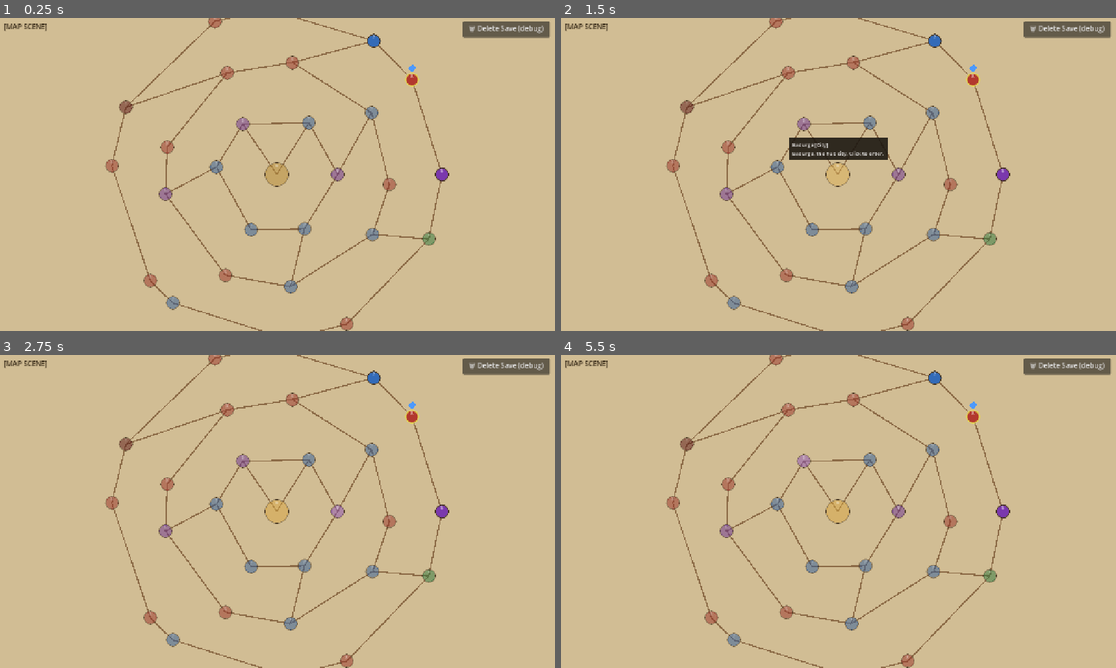
Above: before the commit, frames 1-4 (two rows, left to right).
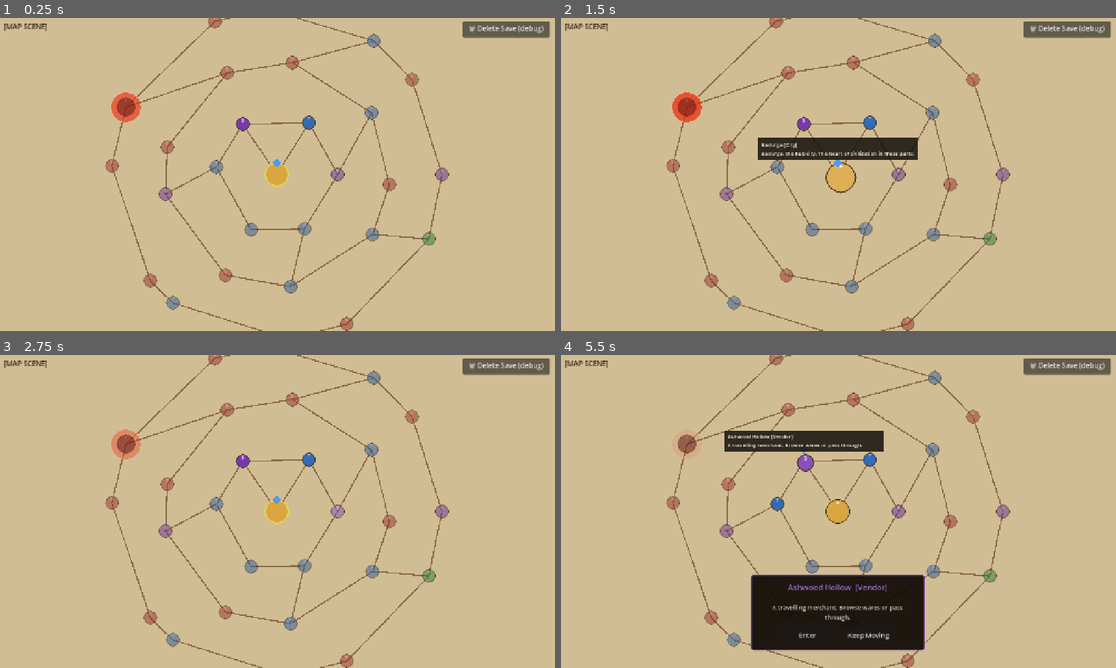
Above: after the commit, the same moments.

Repository: caleb-the-dev/RogueFinder
Game: Godot game, scene res://main.tscn
The game is run twice, just before and just after one commit, with the same random seed, the same clock (stepped at 60 frames per second) and the same inputs.
Inputs:
- Up to frame 1 (0.25 s): no input
- Up to frame 2 (1.5 s): click "★" at 0.5 s; click "★" at 1.25 s
- Up to frame 3 (2.75 s): click "$" at 2 s
- Up to frame 4 (5.5 s): click "?" at 2.75 s; click "?" at 3.5 s; click "?" at 4.25 s; click "$" at 5 s

The runs differ from the first frame. In frame 1, 1.1% of the frame differs, in the area x 20-81%, y 4-54%; in frame 2, 2.3%; in frame 3, 1.1%; in frame 4, 10%, in the area x 21-81%, y 4-95%.

Commit message:
feat(map/combat): player starts at Badurga, boss glow, node prompt, instant reward return
- GameState: player starts at Badurga (was node_o11); all defaults + reset() updated
- EndCombatScreen: removed Onward button; selecting a reward immediately clears
  the node, saves, and returns to map
- MapManager: BOSS nodes are 44×44 (was 32×32) with a pulsing red glow polygon
  rendered behind the button on a looping sine tween
- MapManager: non-combat nodes (VENDOR/EVENT/RECRUIT/CITY) show a centered
  yes/no prompt after the move tween lands instead of requiring a re-click;
  "Enter" routes to the scene, "Keep Moving" dismisses; cleared nodes skip prompt
- Updated _desc_for_type() to add RECRUIT description and clean up VENDOR/CITY text

Co-Authored-By: Claude Sonnet 4.6 <noreply@anthropic.com>

Diff:
--- a/rogue-finder/scripts/globals/GameState.gd
+++ b/rogue-finder/scripts/globals/GameState.gd
@@ -8,8 +8,8 @@
 
 ## --- Map Progress ---
 
-var player_node_id: String = "node_o11"
-var visited_nodes: Array[String] = ["node_o11"]
+var player_node_id: String = "badurga"
+var visited_nodes: Array[String] = ["badurga"]
 # Owned here so load_save() can restore it before MapManager seeds its RNG.
 var map_seed: int = 0  # 0 = not yet seeded
 var node_types: Dictionary = {}    # id -> String; populated by MapManager on first run, saved to disk
@@ -50,8 +50,8 @@
 	var parsed = JSON.parse_string(file.get_as_text())
 	if not parsed is Dictionary:
 		return false
-	player_node_id = parsed.get("player_node_id", "node_o11")
-	var raw_visited: Array = parsed.get("visited_nodes", ["node_o11"])
+	player_node_id = parsed.get("player_node_id", "badurga")
+	var raw_visited: Array = parsed.get("visited_nodes", ["badurga"])
 	# JSON returns untyped Array; convert back to the typed form
 	visited_nodes = Array(raw_visited, TYPE_STRING, "", null)
 	map_seed = parsed.get("map_seed", 0)
@@ -68,8 +68,8 @@
 # Resets all in-memory fields to fresh-run defaults. Call before reload_current_scene()
 # when wiping a save mid-session — load_save() does NOT reset fields on a missing file.
 func reset() -> void:
-	player_node_id = "node_o11"
-	visited_nodes = ["node_o11"]
+	player_node_id = "badurga"
+	visited_nodes = ["badurga"]
 	map_seed = 0
 	node_types = {}
 	pending_node_type = ""
--- a/rogue-finder/scripts/map/MapManager.gd
+++ b/rogue-finder/scripts/map/MapManager.gd
@@ -59,6 +59,8 @@
 var _outer_ids: Array[String] = []
 
 ## --- Pan State ---
+
+var _node_prompt: Control = null
 
 var _is_panning: bool = false
 var _pan_start_mouse: Vector2 = Vector2.ZERO
@@ -454,13 +456,38 @@
 	icon.mouse_filter = Control.MOUSE_FILTER_IGNORE
 	btn.add_child(icon)
 
+func _add_boss_glow(center_pos: Vector2) -> void:
+	var glow := Polygon2D.new()
+	var points: PackedVector2Array = []
+	var glow_radius := 34.0
+	for i in range(32):
+		var a := TAU * i / 32.0
+		points.append(center_pos + Vector2(cos(a), sin(a)) * glow_radius)
+	glow.polygon = points
+	glow.color = Color(0.95, 0.15, 0.05, 0.75)
+	_map_container.add_child(glow)
+	# Looping pulse: fade between dim and bright over ~1.6 s
+	var tween := create_tween().set_loops()
+	tween.tween_property(glow, "modulate:a", 0.1, 0.8).set_trans(Tween.TRANS_SINE).set_ease(Tween.EASE_IN_OUT)
+	tween.tween_property(glow, "modulate:a", 1.0, 0.8).set_trans(Tween.TRANS_SINE).set_ease(Tween.EASE_IN_OUT)
+
 func _add_nodes() -> void:
 	for nd in _node_data:
 		var is_hub: bool      = nd["is_hub"]
 		var node_type: String = nd["node_type"]
-		var node_size         := Vector2(56.0, 56.0) if is_hub else Vector2(32.0, 32.0)
-		var node_color        := _color_for_type(node_type)
-		var radius            := int(node_size.x * 0.5)
+		var node_size: Vector2
+		if is_hub:
+			node_size = Vector2(56.0, 56.0)
+		elif node_type == "BOSS":
+			node_size = Vector2(44.0, 44.0)
+		else:
+			node_size = Vector2(32.0, 32.0)
+		var node_color := _color_for_type(node_type)
+		var radius     := int(node_size.x * 0.5)
+
+		# Glow must be added before the button so it renders behind it
+		if node_type == "BOSS":
+			_add_boss_glow(nd["position"])
 
 		var btn := Button.new()
 		btn.size     = node_size
@@ -523,11 +550,12 @@
 
 func _desc_for_type(t: String) -> String:
 	match t:
-		"COMBAT":  return "An enemy patrol. Move here to engage."
+		"COMBAT":  return "An enemy patrol blocks the path."
 		"BOSS":    return "A powerful foe guards this location."
-		"VENDOR":  return "A merchant camp. Move here, then click to browse."
-		"EVENT":   return "Something stirs here. Move here to find out."
-		"CITY":    return "Badurga, the hub city. Click to enter."
+		"VENDOR":  return "A travelling merchant. Browse wares or pass through."
+		"EVENT":   return "Something stirs here. Approach and find out."
+		"CITY":    return "Badurga, the hub city. The heart of civilization in these parts."
+		"RECRUIT": return "A potential ally waits here. Speak with them or move on."
 		_:         return ""
 
 func _add_hover_tooltip() -> void:
@@ -633,6 +661,7 @@
 ## --- Traversal ---
 
 func _move_player_to(node_id: String) -> void:
+	_dismiss_prompt()
 	GameState.move_player(node_id)
 	GameState.save()
 	var target_pos: Vector2 = _node_map[node_id]["position"] + Vector2(0.0, -26.0)
@@ -640,12 +669,103 @@
 	tween.tween_property(_player_marker, "position", target_pos, 0.25) \
 		.set_trans(Tween.TRANS_QUAD).set_ease(Tween.EASE_IN_OUT)
 	_refresh_all_node_visuals()
-
-	# VENDOR and CITY require a deliberate re-click to enter; everything else auto-starts
+	await tween.finished
+
+	if GameState.cleared_nodes.has(node_id):
+		return  # cleared nodes are pass-through
+
 	var node_type: String = GameState.node_types.get(node_id, "COMBAT")
-	if node_type != "VENDOR" and node_type != "CITY":
-		await tween.finished
+	if node_type == "COMBAT" or node_type == "BOSS":
 		_enter_current_node()
+	else:
+		_show_node_prompt(node_id)
+
+## --- Node Prompt ---
+
+func _show_node_prompt(node_id: String) -> void:
+	_dismiss_prompt()
+
+	var node_type: String  = GameState.node_types.get(node_id, "EVENT")
+	var node_label: String = _node_map[node_id]["label"]
+	var type_color: Color  = _color_for_type(node_type).lightened(0.25)
+
+	var panel := PanelContainer.new()
+	panel.custom_minimum_size = Vector2(400.0, 0.0)
+	var style := StyleBoxFlat.new()
+	style.bg_color            = Color(0.07, 0.05, 0.03, 0.94)
+	style.border_width_left   = 2; style.border_width_right  = 2
+	style.border_width_top    = 2; style.border_width_bottom = 2
+	style.border_color        = _color_for_type(node_type)
+	style.corner_radius_top_left    = 6; style.corner_radius_top_right   = 6
+	style.corner_radius_bottom_left = 6; style.corner_radius_bottom_right = 6
+	style.content_margin_left  = 20.0; style.content_margin_right  = 20.0
+	style.content_margin_top   = 16.0; style.content_margin_bottom = 16.0
+	panel.add_theme_stylebox_override("panel", style)
+	add_child(panel)
+	_node_prompt = panel
+
+	var vbox := VBoxContainer.new()
+	vbox.add_theme_constant_override("separation", 10)
+	panel.add_child(vbox)
+
+	var title := Label.new()
+	title.text = node_label + "  [" + node_type.capitalize() + "]"
+	title.add_theme_font_size_override("font_size", 18)
+	title.add_theme_color_override("font_color", type_color)
+	title.horizontal_alignment = HORIZONTAL_ALIGNMENT_CENTER
+	vbox.add_child(title)
+
+	var sep := HSeparator.new()
+	vbox.add_child(sep)
+
+	var desc := Label.new()
+	desc.text = _desc_for_type(node_type)
+	desc.add_theme_font_size_override("font_size", 14)
+	desc.add_theme_color_override("font_color", Color(0.85, 0.85, 0.85))
+	desc.horizontal_alignment = HORIZONTAL_ALIGNMENT_CENTER
+	desc.autowrap_mode = TextServer.AUTOWRAP_WORD_SMART
+	desc.custom_minimum_size = Vector2(360.0, 0.0)
+	vbox.add_child(desc)
+
+	var hbox := HBoxContainer.new()
+	hbox.alignment = BoxContainer.ALIGNMENT_CENTER
+	hbox.add_theme_constant_override("separation", 20)
+	vbox.add_child(hbox)
+
+	var enter_btn := Button.new()
+	enter_btn.text = "Enter"
+	enter_btn.custom_minimum_size = Vector2(120.0, 40.0)
+	enter_btn.add_theme_font_size_override("font_size", 15)
+	enter_btn.pressed.connect(_on_prompt_enter.bind(node_id))
+	hbox.add_child(enter_btn)
+
+	var pass_btn := Button.new()
+	pass_btn.text = "Keep Moving"
+	pass_btn.custom_minimum_size = Vector2(120.0, 40.0)
+	pass_btn.add_theme_font_size_override("font_size", 15)
+	pass_btn.pressed.connect(_on_prompt_pass)
+	hbox.add_child(pass_btn)
+
+	# Position after one frame so PanelContainer has computed its size
+	await get_tree().process_frame
+	if is_instance_valid(panel):
+		panel.position = Vector2(
+			(VIEWPORT_SIZE.x - panel.size.x) * 0.5,
+			VIEWPORT_SIZE.y - panel.size.y - 40.0
+		)
+
+func _dismiss_prompt() -> void:
+	if _node_prompt != null and is_instance_valid(_node_prompt):
+		_node_prompt.queue_free()
+	_node_prompt = null
+
+func _on_prompt_enter(node_id: String) -> void:
+	_dismiss_prompt()
+	# node_id == GameState.player_node_id at this point
+	_enter_current_node()
+
+func _on_prompt_pass() -> void:
+	_dismiss_prompt()
 
 ## --- Hover Callbacks ---
 
@@ -701,7 +821,8 @@
 	if _drag_moved:
 		return
 	if node_id == GameState.player_node_id:
-		_enter_current_node()
+		if _node_prompt == null:
+			_enter_current_node()
 		return
 	if not GameState.is_adjacent_to_player(node_id, _adjacency):
 		return
--- a/rogue-finder/scripts/ui/EndCombatScreen.gd
+++ b/rogue-finder/scripts/ui/EndCombatScreen.gd
@@ -9,7 +9,6 @@
 const MAP_SCENE_PATH := "res://scenes/map/MapScene.tscn"
 
 var _reward_buttons: Array[Button] = []
-var _onward_btn: Button
 
 func _init() -> void:
 	layer = 15
@@ -67,31 +66,17 @@
 		btn.custom_minimum_size = Vector2(button_w, button_h)
 		btn.position    = Vector2(start_x + i * (button_w + gap), btn_y)
 		btn.add_theme_font_size_override("font_size", 16)
-		btn.pressed.connect(_on_reward_chosen.bind(item, i, btn))
+		btn.pressed.connect(_on_reward_chosen.bind(item, btn))
 		bg.add_child(btn)
 		_reward_buttons.append(btn)
 
-	_onward_btn = Button.new()
-	_onward_btn.text = "Onward..."
-	_onward_btn.custom_minimum_size = Vector2(220.0, 50.0)
-	_onward_btn.position = Vector2((1152.0 - 220.0) / 2.0, btn_y + button_h + 24.0)
-	_onward_btn.add_theme_font_size_override("font_size", 20)
-	_onward_btn.visible = false
-	_onward_btn.pressed.connect(_on_onward_pressed)
-	bg.add_child(_onward_btn)
 
-
-func _on_reward_chosen(item: Dictionary, chosen_index: int, chosen_btn: Button) -> void:
-	print("Reward chosen: ", item["name"])
+func _on_reward_chosen(item: Dictionary, chosen_btn: Button) -> void:
 	if GameState.has_method("add_to_inventory"):
 		GameState.add_to_inventory(item)
-	for i in range(_reward_buttons.size()):
-		_reward_buttons[i].disabled = true
+	for btn in _reward_buttons:
+		btn.disabled = true
 	chosen_btn.text = "✓ " + item["name"] + "\n" + item["description"]
-	_onward_btn.visible = true
-
-
-func _on_onward_pressed() -> void:
 	if not GameState.current_combat_node_id.is_empty():
 		if not GameState.cleared_nodes.has(GameState.current_combat_node_id):
 			GameState.cleared_nodes.append(GameState.current_combat_node_id)
